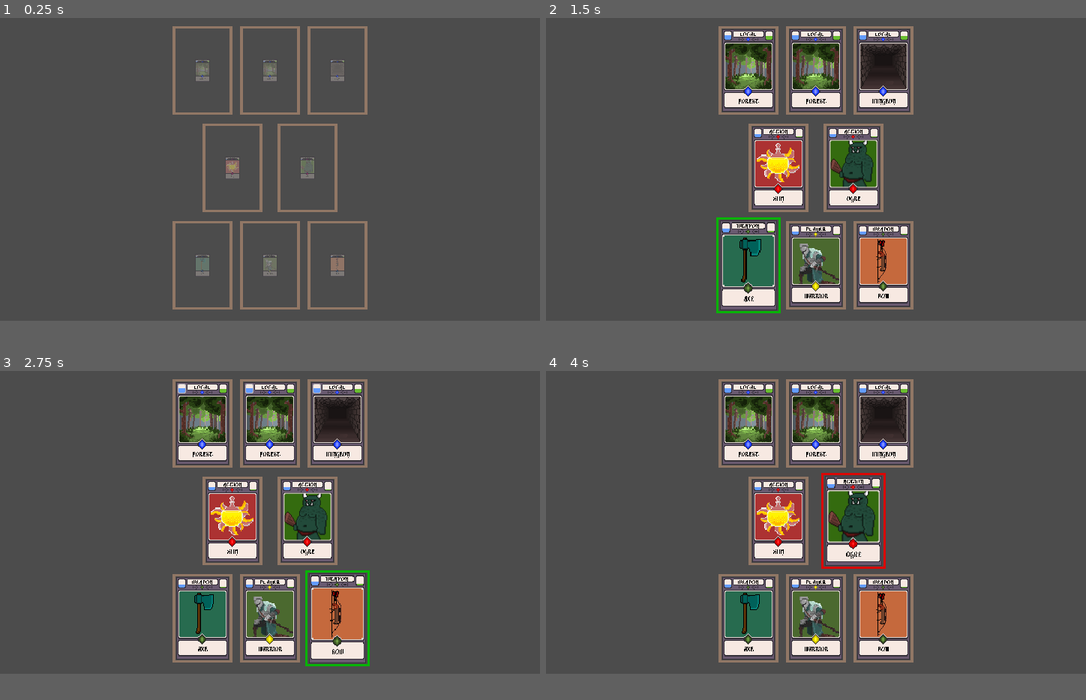
Above: before the commit, frames 1-4 (two rows, left to right).
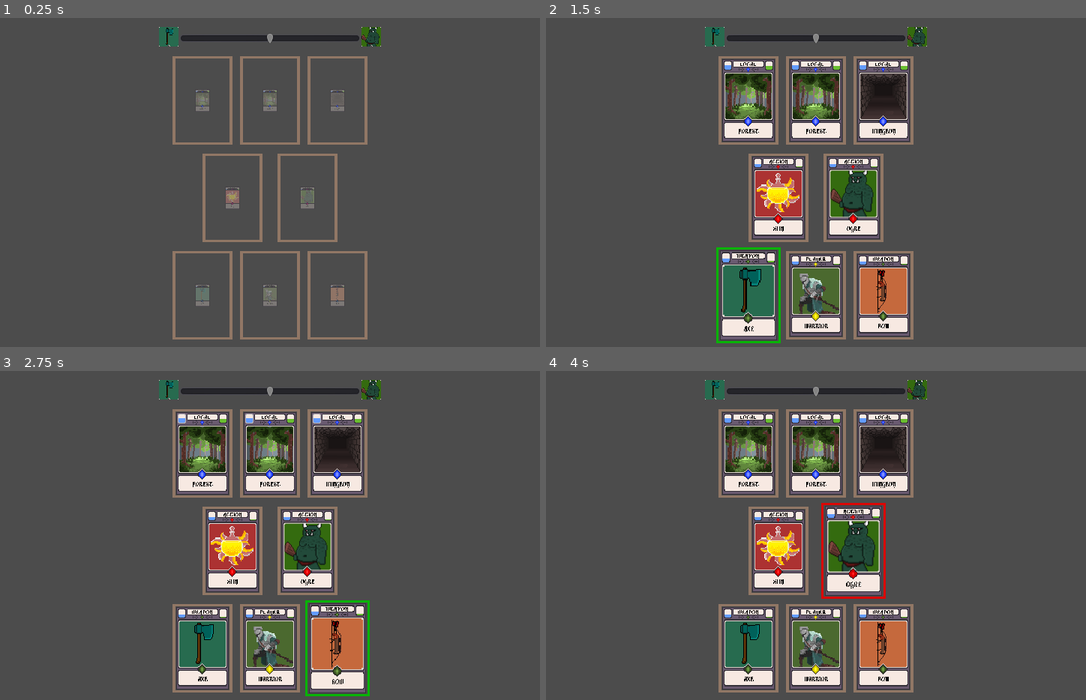
Above: after the commit, the same moments.

Repository: kdds22/Crawler-Card-RPG
Game: Godot game, scene res://scenes/MainCore.tscn
Same seed, same stepped clock (60 frames per second), same inputs: the game is played once before the commit and once after it.
Inputs (mouse positions are in pixels of both pictures, inside the frame that each line leads up to):
- Up to frame 1 (0.25 s): no input
- Up to frame 2 (1.5 s): move the mouse to (816, 264) at 0.52 s; hold P (atk_enemy) 0.53-1.28 s; move the mouse to (751, 264) at 1.27 s; click (751, 264) at 1.35 s
- Up to frame 3 (2.75 s): tap Enter at 2 s; move the mouse to (334, 617) at 2.02 s; hold P (atk_enemy) from 2.03 s (still down)
- Up to frame 4 (4 s): move the mouse to (778, 519) at 2.77 s; release P (atk_enemy) at 2.78 s; click (778, 519) at 2.85 s; move the mouse to (853, 519) at 3.52 s; hold P (atk_enemy) from 3.53 s (still down)
The window is 720x405 before the commit and 720x440 after it. Grey fills any space a smaller window leaves; there, only what the larger window draws over its background counts as a difference.

The runs differ from the first frame. In frame 1, 6.6% of the frame differs, in the area x 29-71%, y 2-98%; in frame 2, 24%; in frame 3, 24%, in the area x 29-71%, y 2-99%; in frame 4, 24%.

Commit message:
Reformulacao do Sistema de Direcao - Iniciando uma Feature de Direcao Independente das Cartas-Local - Remocao das Variaveis Exports - Lembrar de Comentar pro proximo Commit

Diff:
--- a/project.godot
+++ b/project.godot
@@ -27,7 +27,7 @@
 [display]
 
 window/size/width=720
-window/size/height=405
+window/size/height=440
 window/stretch/mode="2d"
 window/stretch/aspect="keep"
 
--- /dev/null
+++ b/scenes/CoreDirection.tscn
@@ -0,0 +1,26 @@
+[gd_scene load_steps=3 format=2]
+
+[ext_resource path="res://assets/inimigo/monstro_1-export.png" type="Texture" id=1]
+[ext_resource path="res://assets/arma/machado.png" type="Texture" id=2]
+
+[node name="CoreDirection" type="Node2D"]
+
+[node name="HSlider" type="HSlider" parent="."]
+anchor_right = 1.0
+anchor_bottom = 1.0
+margin_left = 30.0
+margin_top = 10.0
+margin_right = 270.0
+margin_bottom = 26.0
+min_value = -100.0
+ticks_on_borders = true
+
+[node name="Sprite" type="Sprite" parent="."]
+position = Vector2( 285, 16 )
+scale = Vector2( 0.15, 0.15 )
+texture = ExtResource( 1 )
+
+[node name="Sprite2" type="Sprite" parent="."]
+position = Vector2( 15, 16 )
+scale = Vector2( 0.45, 0.45 )
+texture = ExtResource( 2 )
--- a/scenes/MainCore.tscn
+++ b/scenes/MainCore.tscn
@@ -1,8 +1,9 @@
-[gd_scene load_steps=5 format=2]
+[gd_scene load_steps=6 format=2]
 
 [ext_resource path="res://scripts/MainCore.gd" type="Script" id=1]
 [ext_resource path="res://scripts/CardsTable.gd" type="Script" id=2]
 [ext_resource path="res://scripts/Mouse.gd" type="Script" id=3]
+[ext_resource path="res://scenes/CoreDirection.tscn" type="PackedScene" id=4]
 
 [sub_resource type="CircleShape2D" id=1]
 radius = 1.0
@@ -15,6 +16,7 @@
 
 [node name="Cards" type="Node2D" parent="."]
 editor/display_folded = true
+position = Vector2( 0, 40 )
 
 [node name="PosPlayer" type="Position2D" parent="Cards" groups=[
 "player",
@@ -57,6 +59,7 @@
 position = Vector2( 450, 71 )
 
 [node name="CardsTable" type="Node2D" parent="."]
+position = Vector2( 0, 40 )
 script = ExtResource( 2 )
 
 [node name="Mouse" type="Area2D" parent="."]
@@ -64,5 +67,8 @@
 
 [node name="CollisionShape2D" type="CollisionShape2D" parent="Mouse"]
 shape = SubResource( 1 )
+
+[node name="CoreDirection" parent="." instance=ExtResource( 4 )]
+position = Vector2( 210, 10 )
 [connection signal="body_entered" from="Mouse" to="Mouse" method="_on_Mouse_body_entered"]
 [connection signal="body_exited" from="Mouse" to="Mouse" method="_on_Mouse_body_exited"]
--- a/scripts/global/CardManager.gd
+++ b/scripts/global/CardManager.gd
@@ -236,10 +236,21 @@
 
 	# Mantem a direção da carta ESCOLHIDA e aumenta o contador especifico
 	if index == info["Index"]:
+		print("----------->",info["Distance_Goal"], info["Distance_Special_Item"])
 		var distance = CoreSystemManager.increment_decrement_distance_card_local(info["Distance_Goal"], info["Distance_Special_Item"])
 		goal_distance = distance[0]
 		special_item_distance = distance[1]
 		direction_move[info["Group"]+"_direction"] = distance[2]
+		#parei aqui!
+		print("\n\n\nDistance: ",distance[2]," - ",direction_move[info["Group"]+"_direction"])
+#		var direction = CoreSystemManager.get_chance()
+#		if direction >= 50:
+		if distance[2]:
+			get_node("/root/MainCore/CoreDirection/HSlider").value += CoreSystemManager.actual_distance_difficulty
+		else:
+			get_node("/root/MainCore/CoreDirection/HSlider").value -= CoreSystemManager.actual_distance_difficulty
+
+
 	else:
 		var distance = CoreSystemManager.increment_decrement_distance_card_local(CoreSystemManager.actual_card_local["Distance_Goal"], CoreSystemManager.actual_card_local["Distance_Special_Item"])
 		goal_distance = distance[0]
--- a/scripts/global/CoreSystemManager.gd
+++ b/scripts/global/CoreSystemManager.gd
@@ -14,14 +14,14 @@
 
 ##### CONTROLE MUTÁVEIS DO JOGO, SERÁ USADO PRA CONTROLAR AS INFORMAÇÕES COM BASE NAS CONSTANTES #####
 
-export var local_qtd : int = 0 # quantidade de cartas-locais de um mesmo tipo
+var local_qtd : int = 0 # quantidade de cartas-locais de um mesmo tipo
 
-export var goal_distance : int = 0 # distancia para o objetivo da quest em relação ao GOAL_MAX
-export var special_item_distance : int = 0 # distancia para o item especial da quest em relação ao SPECIAL_ITEM_MAX
+var goal_distance : int = 0 # distancia para o objetivo da quest em relação ao GOAL_MAX
+var special_item_distance : int = 0 # distancia para o item especial da quest em relação ao SPECIAL_ITEM_MAX
 
-export var actual_distance_difficulty : int = 0 # "dificuldade" da quest... o quão dificil é chegar nos "..._MAX"
+var actual_distance_difficulty : int = 0 # "dificuldade" da quest... o quão dificil é chegar nos "..._MAX"
 
-export var actual_focus_distance : bool = true # true = Goal , false = Special_Item
+var actual_focus_distance : bool = true # true = Goal , false = Special_Item
 
 ###
 # valores iniciais (para testes de balanceamento basico)
